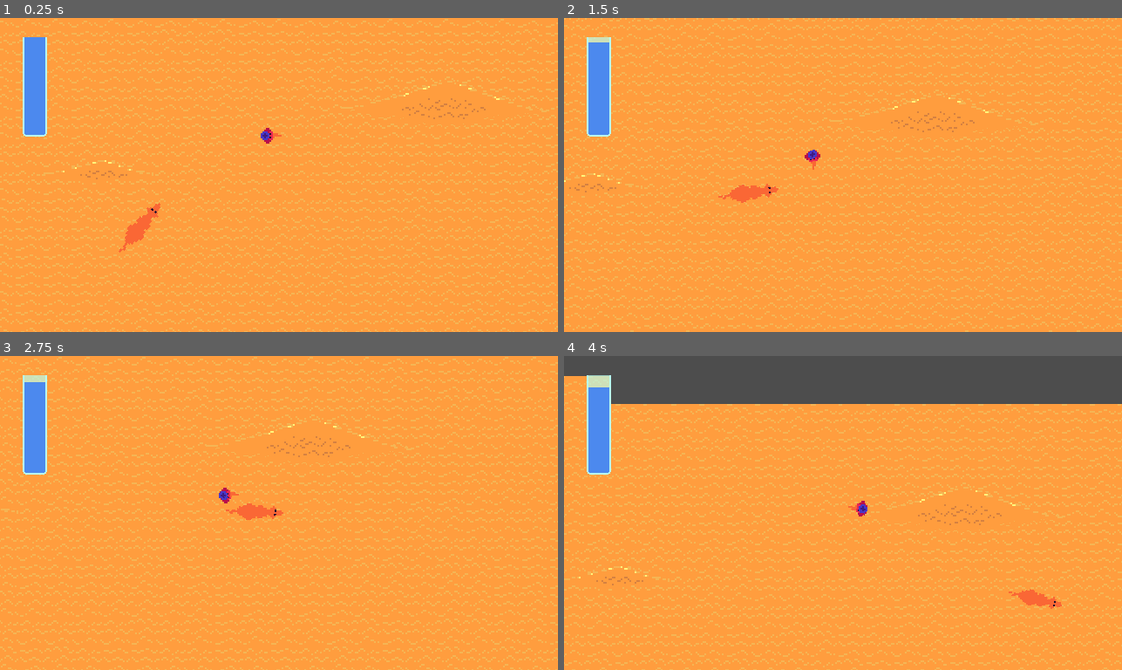
Above: before the commit, frames 1-4 (two rows, left to right).
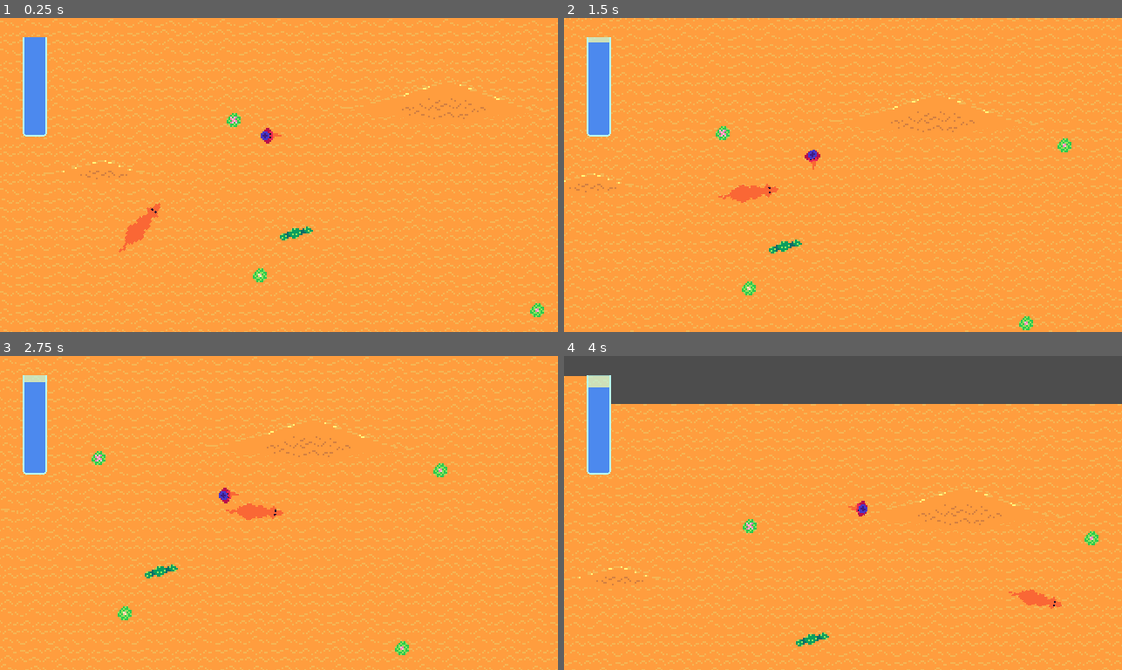
Above: after the commit, the same moments.

Repository: UHSGDC/alfred-the-dipping-bird
Game: Godot game, scene res://scenes/oasis/oasis_minigame.tscn
The game is run twice, just before and just after one commit, with the same random seed, the same clock (stepped at 60 frames per second) and the same inputs. This scene is started directly instead of the project's main scene.
Inputs:
- Up to frame 1 (0.25 s): no input
- Up to frame 2 (1.5 s): tap Enter (minigame_tester_reinstance) at 0.5 s; hold D (right) 0.53-1.28 s; tap Space (interact) at 0.6 s; hold S (down) from 1.28 s (still down); tap Backspace (minigame_tester_end) at 1.35 s
- Up to frame 3 (2.75 s): release S (down) at 2.03 s; hold D (right) from 2.03 s (still down); hold Enter (minigame_tester_reinstance) from 2.03 s (still down)
- Up to frame 4 (4 s): release D (right) at 2.78 s; release Enter (minigame_tester_reinstance) at 2.78 s; hold W (up) 2.78-3.53 s; tap Space (interact) at 2.85 s; hold A (left) from 3.53 s (still down); hold Backspace (minigame_tester_end) from 3.53 s (still down)

The runs differ from the first frame. In frame 1, 0.4% of the frame differs, in the area x 40-98%, y 30-96%; in frame 2, 0.5%; in frame 3, 0.5%, in the area x 16-81%, y 30-96%; in frame 4, 0.3%.

Commit message:
Added cactus and cactus bushes

Diff:
--- /dev/null
+++ b/scenes/oasis/cactus.tscn
@@ -0,0 +1,11 @@
+[gd_scene load_steps=2 format=3 uid="uid://dfi5u0vuus4an"]
+
+[ext_resource type="Texture2D" uid="uid://bdia6efutw57g" path="res://assets/oasis/seguro cactus.png" id="1_rd8i5"]
+
+[node name="Cactus" type="StaticBody2D"]
+
+[node name="Sprite2D" type="Sprite2D" parent="."]
+texture = ExtResource("1_rd8i5")
+
+[node name="CollisionShape2D" type="CollisionPolygon2D" parent="."]
+polygon = PackedVector2Array(-2, -3, -9, 3, 1, 2, 8, -2)
--- /dev/null
+++ b/scenes/oasis/cactus_bush1.tscn
@@ -0,0 +1,15 @@
+[gd_scene load_steps=3 format=3 uid="uid://c3u7b5gve82ix"]
+
+[ext_resource type="Texture2D" uid="uid://dimw8c80n3jx0" path="res://assets/oasis/cactus bush budding 1.png" id="1_adimb"]
+
+[sub_resource type="CircleShape2D" id="CircleShape2D_61bi4"]
+radius = 4.12311
+
+[node name="CactusBush" type="StaticBody2D"]
+texture_filter = 1
+
+[node name="Sprite2D" type="Sprite2D" parent="."]
+texture = ExtResource("1_adimb")
+
+[node name="CollisionShape2D" type="CollisionShape2D" parent="."]
+shape = SubResource("CircleShape2D_61bi4")
--- /dev/null
+++ b/scenes/oasis/cactus_bush2.tscn
@@ -0,0 +1,15 @@
+[gd_scene load_steps=3 format=3 uid="uid://csiqmx0amlgje"]
+
+[ext_resource type="Texture2D" uid="uid://h5m7qqn2w6fm" path="res://assets/oasis/cactus bush budding 2.png" id="1_3q45u"]
+
+[sub_resource type="CircleShape2D" id="CircleShape2D_61bi4"]
+radius = 4.12311
+
+[node name="CactusBush" type="StaticBody2D"]
+texture_filter = 1
+
+[node name="Sprite2D" type="Sprite2D" parent="."]
+texture = ExtResource("1_3q45u")
+
+[node name="CollisionShape2D" type="CollisionShape2D" parent="."]
+shape = SubResource("CircleShape2D_61bi4")
--- /dev/null
+++ b/scenes/oasis/cactus_bush3.tscn
@@ -0,0 +1,15 @@
+[gd_scene load_steps=3 format=3 uid="uid://bt7bk5na0gvm6"]
+
+[ext_resource type="Texture2D" uid="uid://bdvl4f773f58n" path="res://assets/oasis/cactus bush.png" id="1_76olr"]
+
+[sub_resource type="CircleShape2D" id="CircleShape2D_61bi4"]
+radius = 4.12311
+
+[node name="CactusBush" type="StaticBody2D"]
+texture_filter = 1
+
+[node name="Sprite2D" type="Sprite2D" parent="."]
+texture = ExtResource("1_76olr")
+
+[node name="CollisionShape2D" type="CollisionShape2D" parent="."]
+shape = SubResource("CircleShape2D_61bi4")
--- a/scenes/oasis/oasis_minigame.tscn
+++ b/scenes/oasis/oasis_minigame.tscn
@@ -8,6 +8,10 @@
 [ext_resource type="Script" path="res://scripts/oasis/water_bar.gd" id="5_clx4t"]
 [ext_resource type="PackedScene" uid="uid://c0q5o0c5q53o8" path="res://scenes/oasis/medium_dune.tscn" id="7_xamte"]
 [ext_resource type="PackedScene" uid="uid://chjnxm0ljjerh" path="res://scenes/oasis/big_dune.tscn" id="8_dcxdn"]
+[ext_resource type="PackedScene" uid="uid://dfi5u0vuus4an" path="res://scenes/oasis/cactus.tscn" id="9_wfylr"]
+[ext_resource type="PackedScene" uid="uid://c3u7b5gve82ix" path="res://scenes/oasis/cactus_bush1.tscn" id="10_6hlyb"]
+[ext_resource type="PackedScene" uid="uid://csiqmx0amlgje" path="res://scenes/oasis/cactus_bush2.tscn" id="11_kdbnp"]
+[ext_resource type="PackedScene" uid="uid://bt7bk5na0gvm6" path="res://scenes/oasis/cactus_bush3.tscn" id="12_p72ka"]
 
 [sub_resource type="Curve2D" id="Curve2D_q8gna"]
 _data = {
@@ -84,6 +88,9 @@
 [node name="MediumDune" parent="." instance=ExtResource("7_xamte")]
 position = Vector2(202, -24)
 
+[node name="BigDune" parent="." instance=ExtResource("8_dcxdn")]
+position = Vector2(61, 131)
+
 [node name="HUD" type="CanvasLayer" parent="."]
 
 [node name="WaterBar" type="ProgressBar" parent="HUD"]
@@ -97,7 +104,19 @@
 show_percentage = false
 script = ExtResource("5_clx4t")
 
-[node name="BigDune" parent="." instance=ExtResource("8_dcxdn")]
-position = Vector2(61, 131)
+[node name="Cactus" parent="." instance=ExtResource("9_wfylr")]
+position = Vector2(116, 55)
+
+[node name="CactusBush" parent="." instance=ExtResource("10_6hlyb")]
+position = Vector2(95, 79)
+
+[node name="CactusBush2" parent="." instance=ExtResource("11_kdbnp")]
+position = Vector2(254, 99)
+
+[node name="CactusBush3" parent="." instance=ExtResource("12_p72ka")]
+position = Vector2(80, -10)
+
+[node name="CactusBush4" parent="." instance=ExtResource("11_kdbnp")]
+position = Vector2(276, -3)
 
 [connection signal="water_changed" from="Player" to="HUD/WaterBar" method="_on_player_water_changed"]
Binary file changed: assets/oasis/cactus bush budding 1.png
Not shown: 1 places in scenes/oasis/oasis_minigame.tscn that only renumber resources
